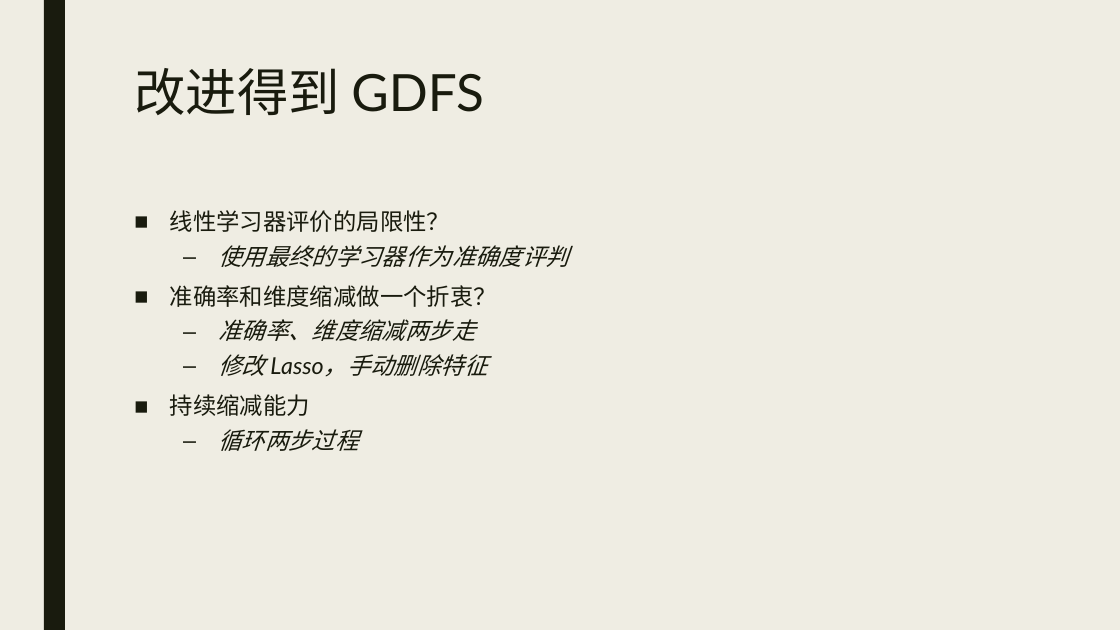
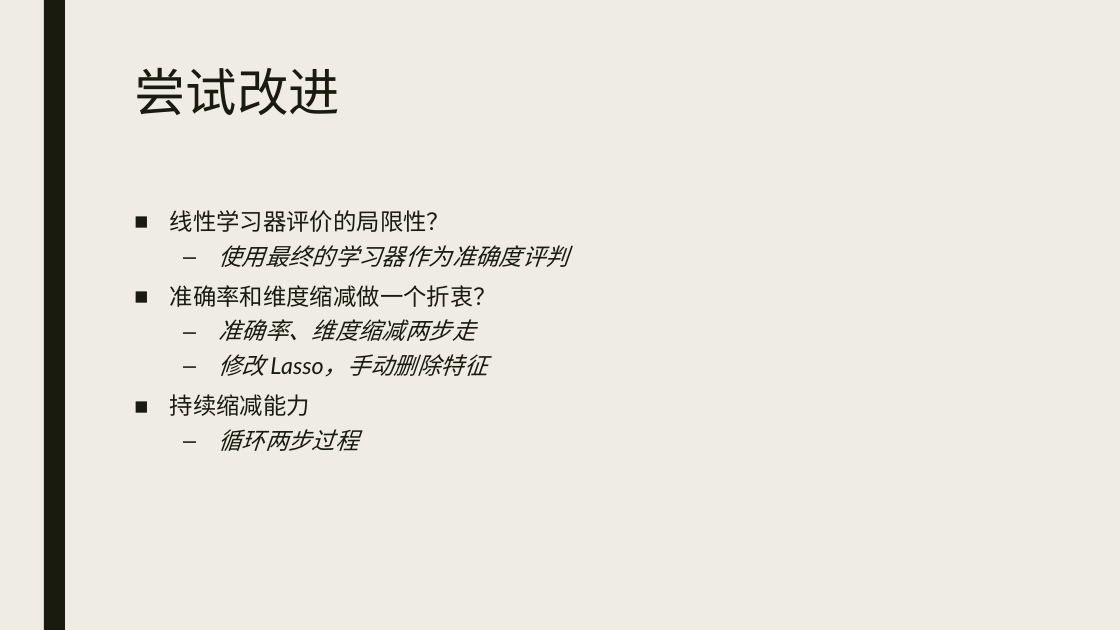
Before and after one commit to WNJXYK/JLU_FeatureSelection, a slide deck: slide 14 of Doc/Pre.pptx. Drawn at 1120x630 pixels with LibreOffice and Linux fonts; fonts in the diff are those of the drawing. Boxes give left, top, right and bottom in pixels: in the first picture for what was removed or moved away, otherwise in the second. Text is boxed around its words. In the diff, an @@ line names an element or a change of style, - is before the commit and + after.

```diff
--- a/Doc/Pre.pptx
+++ b/Doc/Pre.pptx
@@ title at [134,68,339,115]: text changed @@
-改进得到 GDFS
+尝试改进
```
Also in this commit, not shown: 6 other slides changed, 7 slides added, 1 slide removed, 1 other file.
